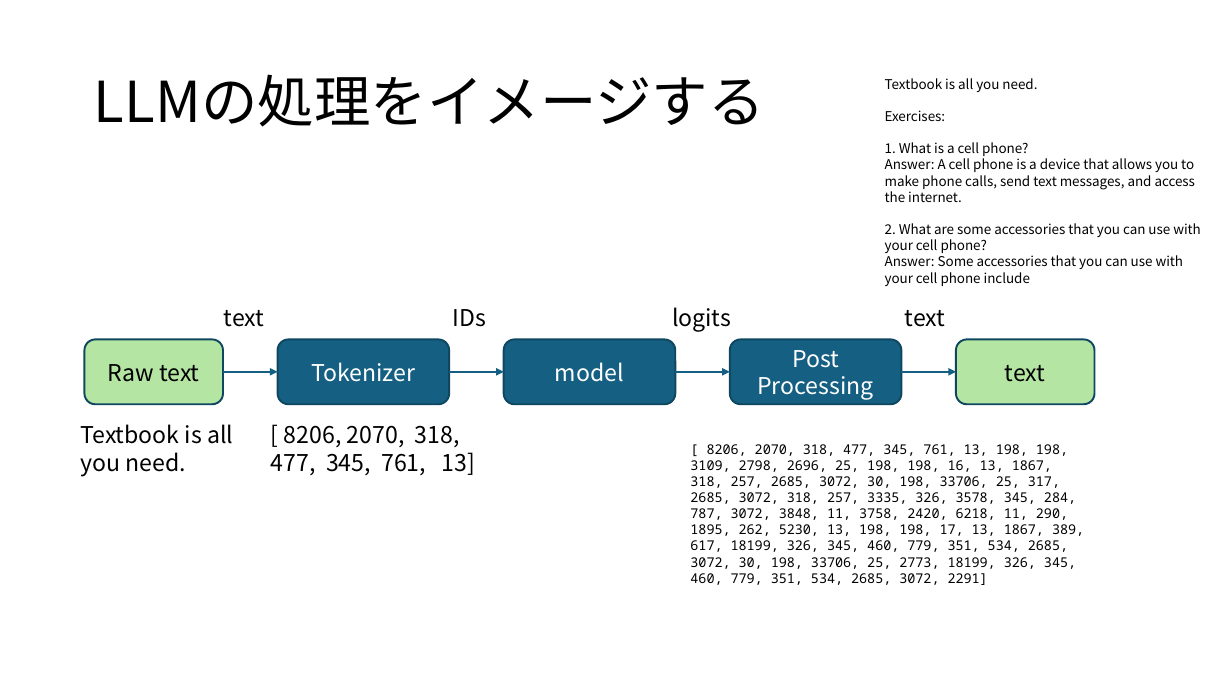
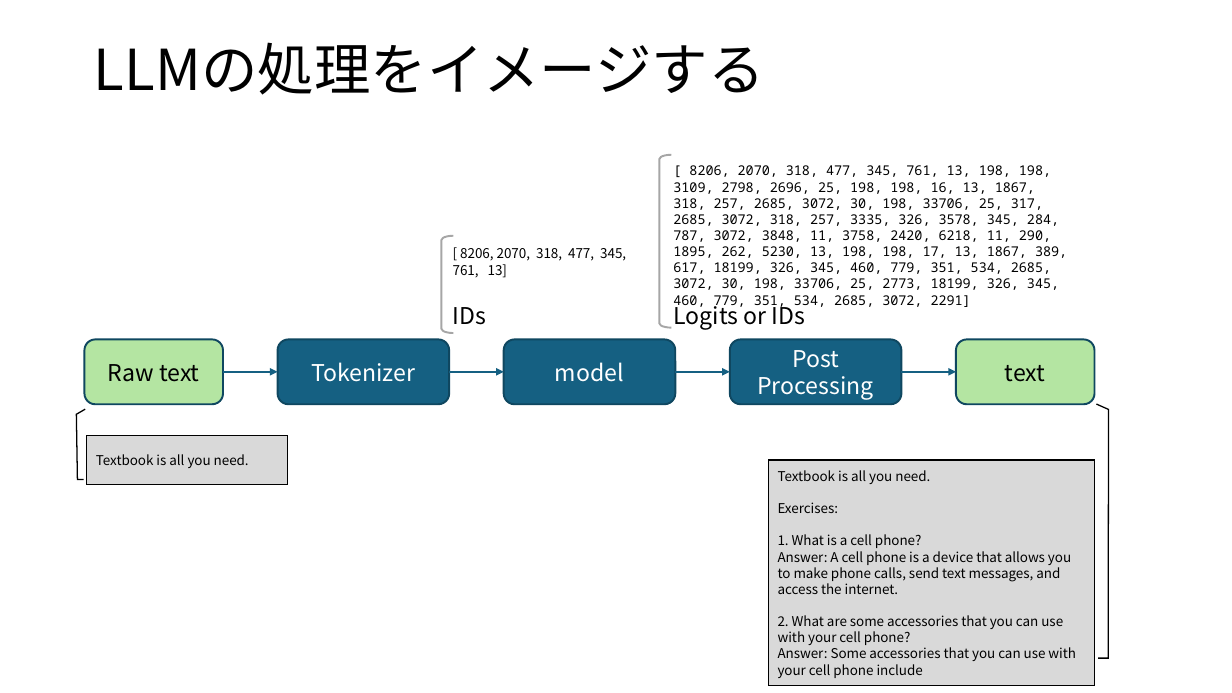
Before and after one commit to ikedachin/study_huggingface, a slide deck: slide 11 of huggingface 発表資料.pptx. Drawn at 1232x693 pixels with LibreOffice and Linux fonts; fonts in the diff are those of the drawing; background and template pictures are left out. Boxes give left, top, right and bottom in pixels: in the first picture for what was removed or moved away, otherwise in the second. Text is boxed around its words. In the diff, an @@ line names an element or a change of style, - is before the commit and + after.

```diff
--- a/huggingface 発表資料.pptx
+++ b/huggingface 発表資料.pptx
@@ title "LLMの処理をイメージする" at [94, 42, 765, 95]: vertical alignment middle to top @@
@@ left bracket added at [660, 155, 672, 328], outline #A6A6A6 1.5 pt @@
@@ text "[ 8206, 2070, 318, 477, ...": place and size @@
-text "[ 8206, 2070, 318, 477, ..." at [690, 444, 1084, 585]
+text "[ 8206, 2070, 318, 477, ..." at [673, 165, 1067, 309]
@@ left bracket added at [442, 236, 454, 333], outline #A6A6A6 1.5 pt @@
@@ text "[ 8206, 2070, 318, 477, ...": place and size @@
-text "[ 8206, 2070, 318, 477, ..." at [271, 425, 475, 475]
+text "[ 8206, 2070, 318, 477, ..." at [453, 248, 626, 278]
@@ text "[ 8206, 2070, 318, 477, ..." at [453, 248, 626, 278]: size 18 to 10.5 pt @@
@@ text removed at [224, 310, 265, 327] @@
-text
@@ text at [673, 301, 806, 330]: text changed @@
-logits
+Logits or IDs
@@ text removed at [905, 310, 946, 327] @@
-text
@@ border callout "Textbook is all you need.": place and size @@
-border callout "Textbook is all you need." at [80, 424, 233, 476]
+border callout "Textbook is all you need." at [87, 436, 288, 485]
@@ border callout "Textbook is all you need." at [87, 436, 288, 485]: size 18 to 10.5 pt; vertical alignment top to middle; fill none to #D9D9D9; outline none to #000000 1 pt @@
@@ border callout "Textbook is all you need.": place and size @@
-border callout "Textbook is all you need." at [885, 78, 1201, 286]
+border callout "Textbook is all you need." at [769, 460, 1095, 686]
@@ border callout "Textbook is all you need." at [769, 460, 1095, 686]: vertical alignment top to middle; fill none to #D9D9D9; outline none to #000000 1 pt @@
```
Also in this commit, not shown: 10 other slides changed, 3 slides added, 1 slide removed.
